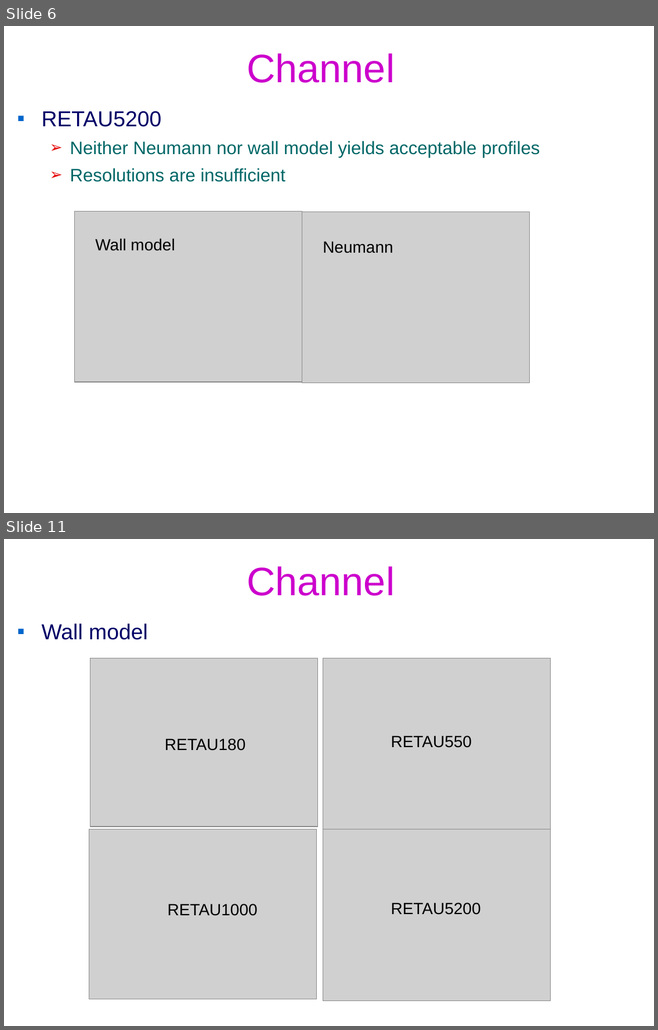
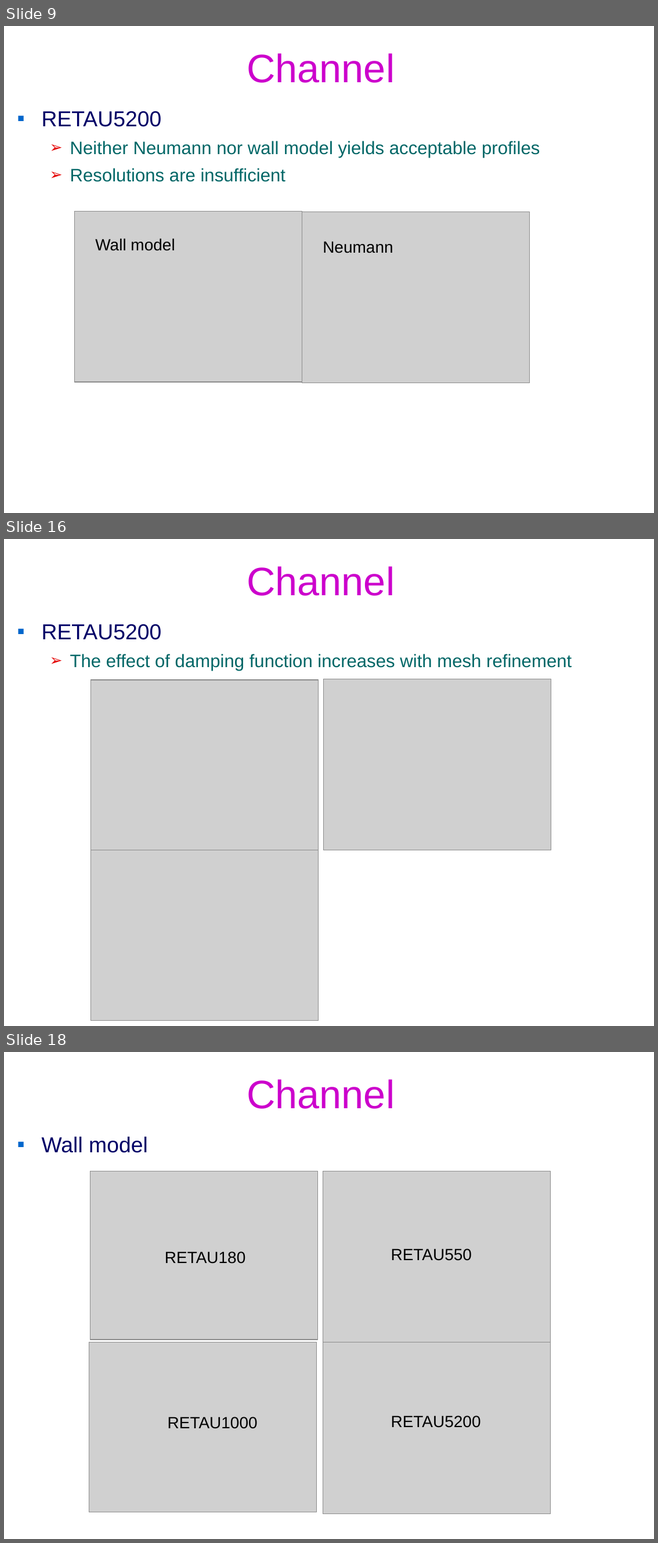
Before and after one commit to federicoVerolini/CaLES, a slide deck: docs/vv.pptx. Shown one above the other, each under a label of ours: slides 6 and 11 before the commit, slides 9, 16 and 18 after it; the slides between them are not shown. The pictures are 658x1030 and 658x1543 pixels, drawn with LibreOffice and Linux fonts; fonts in the diff are those of the drawing; grey boxes stand for pictures; background and template pictures are left out. Boxes give left, top, right and bottom in pixels: in the first picture for what was removed or moved away, otherwise in the second. Text is boxed around its words. In the diff, an @@ line names an element or a change of style, - is before the commit and + after.

```diff
--- a/docs/vv.pptx
+++ b/docs/vv.pptx
@@ slide 16 added at box(4, 539, 654, 1026), background #FFFFFF @@
@@ title added at box(246, 566, 394, 596), 44 pt, text #CC00CC @@
+Channel
@@ text added at box(42, 624, 571, 671), 20 pt, text #006666 @@
+▪ RETAU5200
+  ➢ The effect of damping function increases with mesh refinement
@@ picture added at box(90, 680, 318, 850) @@
@@ picture added at box(324, 679, 551, 850) @@
@@ picture added at box(90, 850, 318, 1021) @@
@@ what was slide 6 is now slide 9 @@
@@ what was slide 11 is now slide 18 @@
```
Also in this commit, not shown: 4 slides changed, 6 other slides added, 8 other files.
